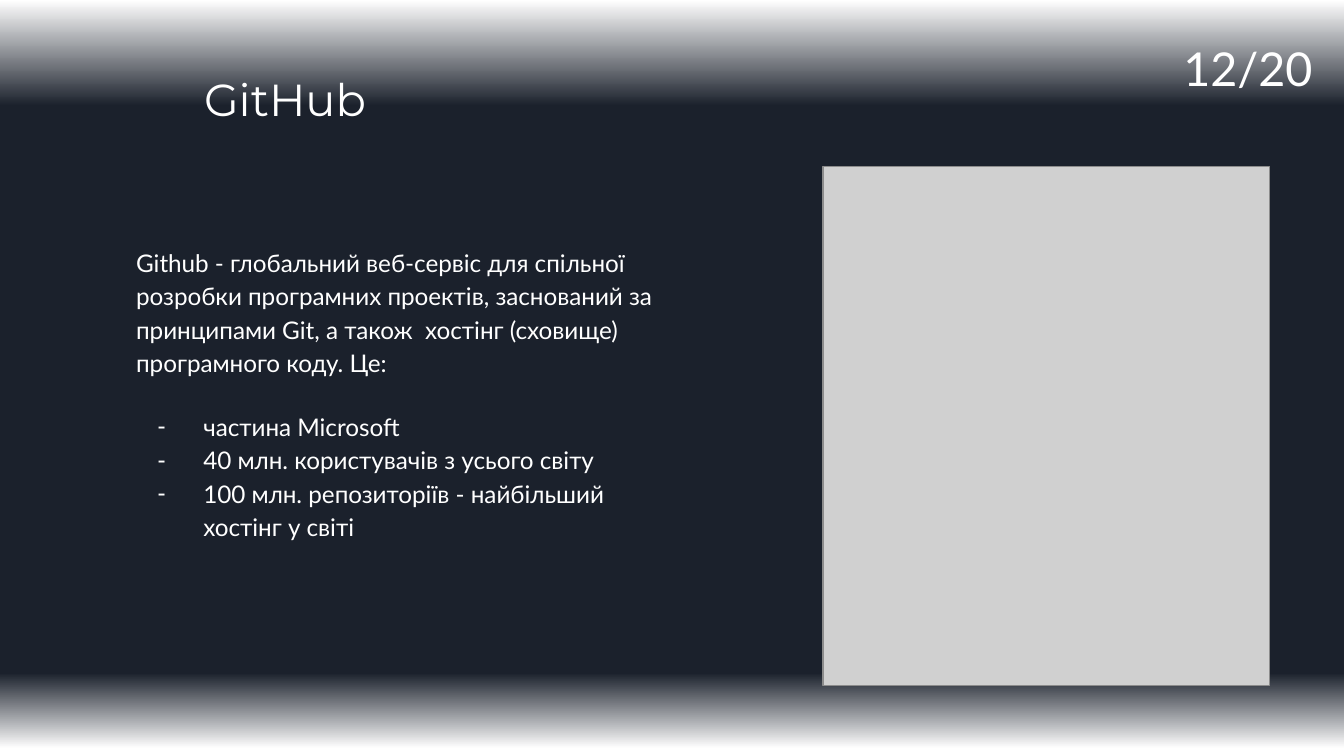
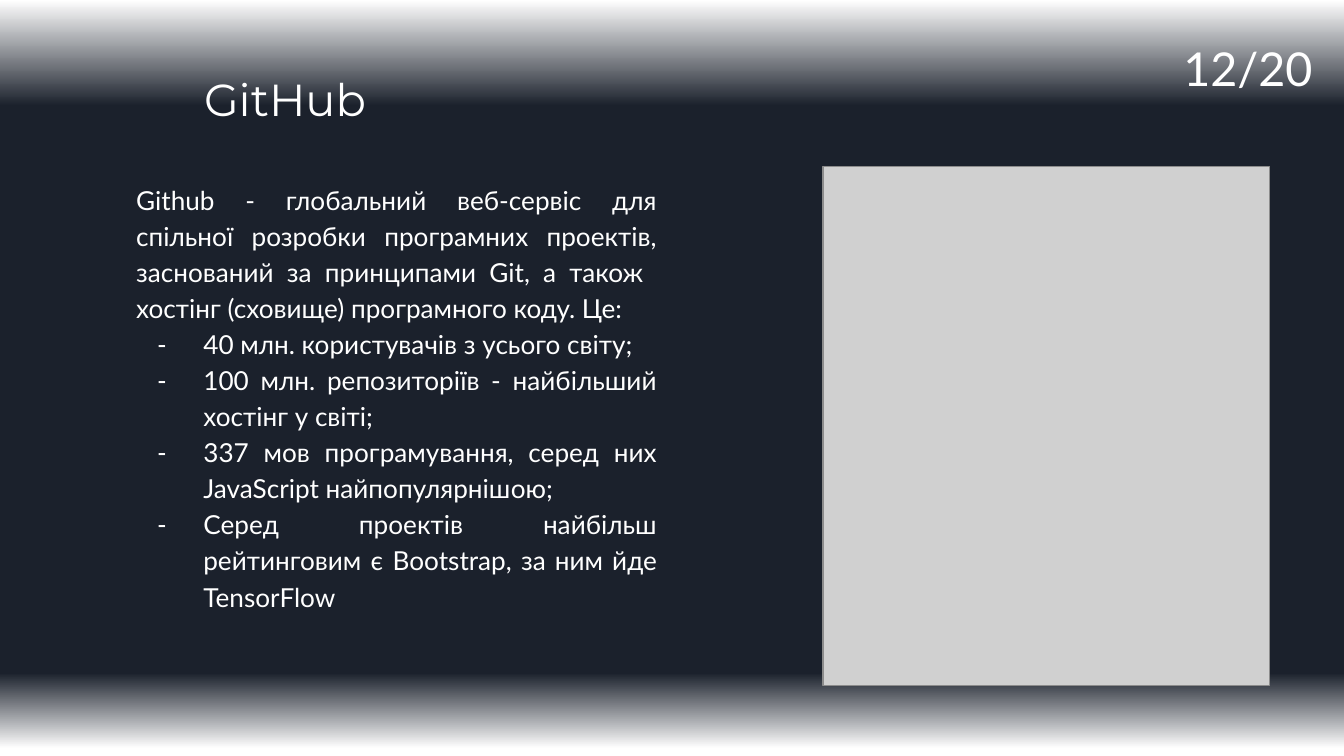
Before and after one commit to ValueOverStatic/IT-carrer-Seminars, a slide deck: slide 12 of Seminar1_Github_v02.pptx. Drawn at 1344x756 pixels with LibreOffice and Linux fonts; fonts in the diff are those of the drawing; grey boxes stand for pictures. Boxes give left, top, right and bottom in pixels: in the first picture for what was removed or moved away, otherwise in the second. Text is boxed around its words. In the diff, an @@ line names an element or a change of style, - is before the commit and + after.

Commit message:
Slides #3,12,18,19 were edited

```diff
--- a/Seminar1_Github_v02.pptx
+++ b/Seminar1_Github_v02.pptx
@@ text "Github - глобальний веб-сервіс для ...": place and size @@
-text "Github - глобальний веб-сервіс для ..." at <box>136,254,652,540</box>
+text "Github - глобальний веб-сервіс для ..." at <box>136,190,657,608</box>
@@ text at <box>136,190,657,323</box>: size 13 to 14 pt in "Github - глобальний веб-сервіс для спільної розробки ..."; alignment left to justified @@
@@ text at <box>203,335,657,608</box>: text changed; size 13 to 14 pt @@
-– частина Microsoft
-– 40 млн. користувачів з усього світу
-– 100 млн. репозиторіїв - найбільший хостінг у світі
+– 40 млн. користувачів з усього світу;
+– 100 млн. репозиторіїв - найбільший хостінг у світі;
+– 337 мов програмування, серед них JavaScript найпопулярнішою;
+– Серед проектів найбільш рейтинговим є Bootstrap, за ним йде TensorFlow
```
Also in this commit, not shown: 9 other slides changed, 1 slide added.
